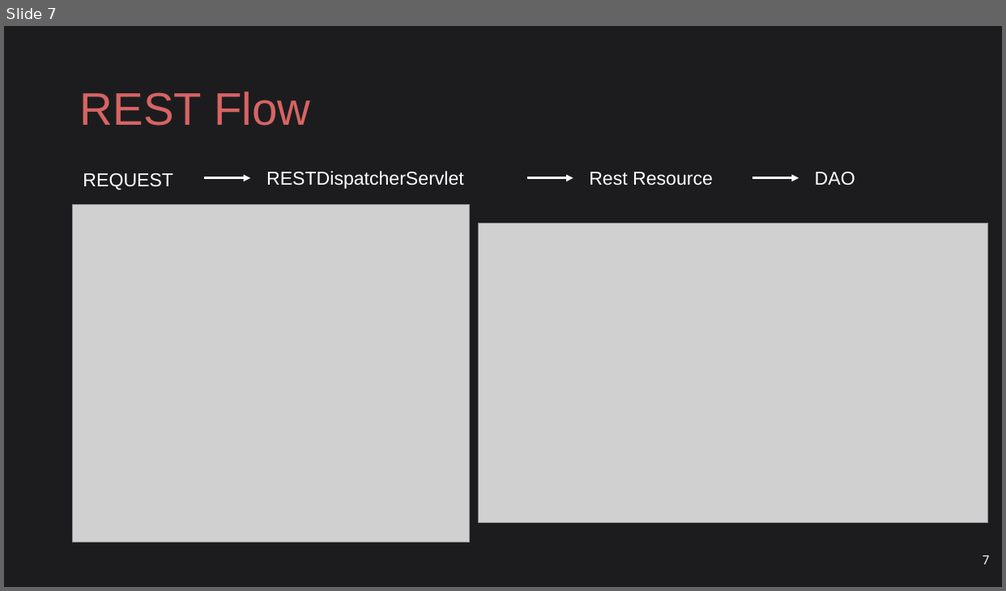
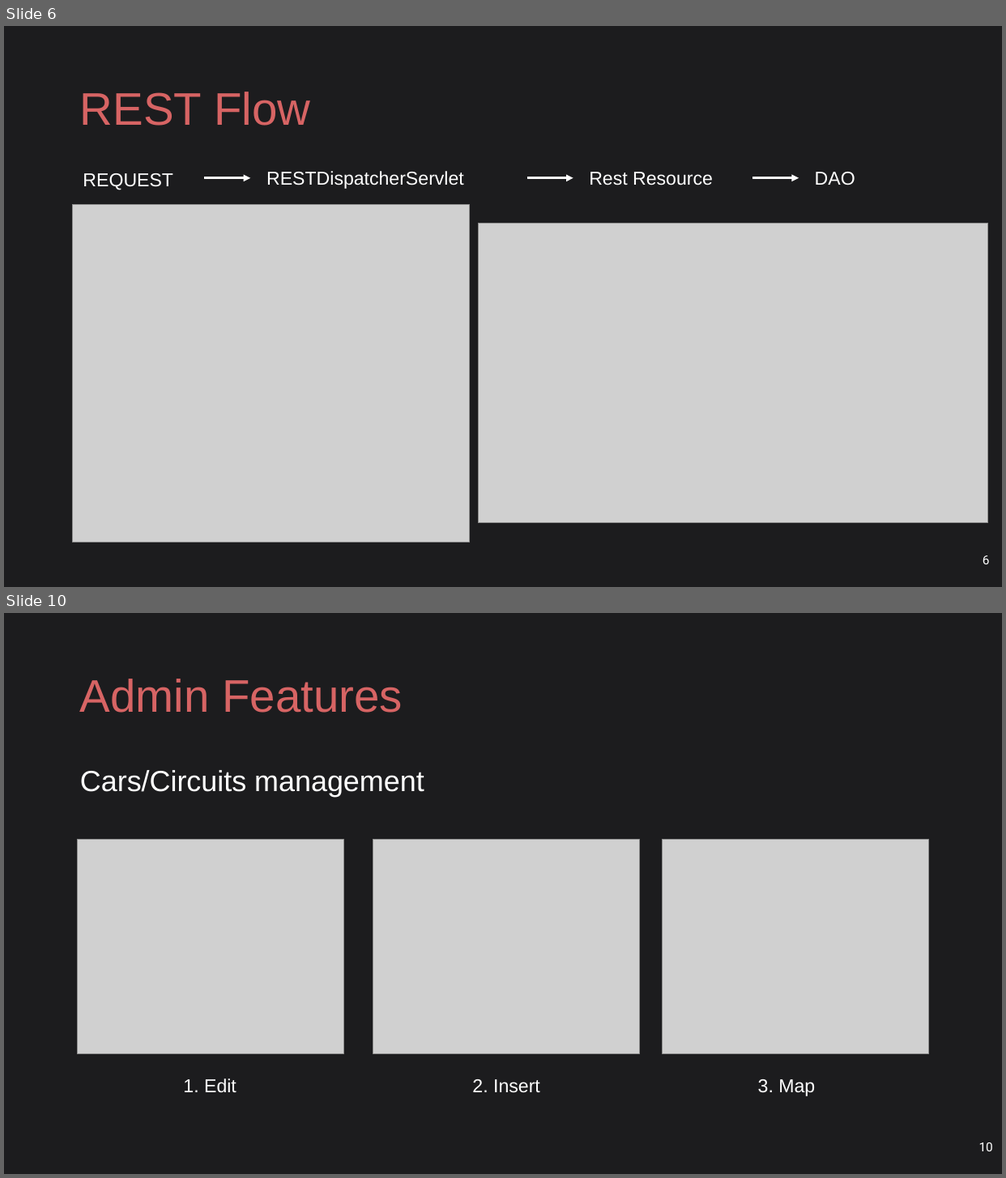
Before and after one commit to ludovicodimartino/webApplicationUniProject, a slide deck: WaCar.pptx. Shown one above the other, each under a label of ours: slide 7 before the commit, slides 6 and 10 after it; the slides between them are not shown. The pictures are 1006x591 and 1006x1178 pixels, drawn with LibreOffice and Linux fonts; fonts in the diff are those of the drawing; grey boxes stand for pictures. Boxes give left, top, right and bottom in pixels: in the first picture for what was removed or moved away, otherwise in the second. Text is boxed around its words. In the diff, an @@ line names an element or a change of style, - is before the commit and + after.

```diff
--- a/WaCar.pptx
+++ b/WaCar.pptx
@@ slide 10 added at [4, 613, 1002, 1174], background #1C1C1E @@
@@ title added at [80, 679, 403, 713], 44 pt, text #D76464 @@
+Admin Features
@@ text added at [80, 770, 424, 797], 28 pt, text #FFFFFF @@
+Cars/Circuits management
@@ picture added at [78, 840, 344, 1054] @@
@@ picture added at [373, 840, 640, 1054] @@
@@ picture added at [663, 840, 929, 1054] @@
@@ text added at [183, 1079, 236, 1093], 18 pt, text #FFFFFF @@
+1. Edit
@@ text added at [472, 1080, 540, 1093], 18 pt, text #FFFFFF @@
+2. Insert
@@ text added at [758, 1080, 815, 1097], 18 pt, text #FFFFFF @@
+3. Map
@@ page number added at [979, 1143, 993, 1152], 12 pt, text #FFFFFF @@
+10
@@ what was slide 7 is now slide 6 @@
@@ page number at [982, 556, 990, 565]: text changed @@
-7
+6
```
Also in this commit, not shown: 8 slides changed, 1 other slide added, 4 slides removed, 2 other files.
